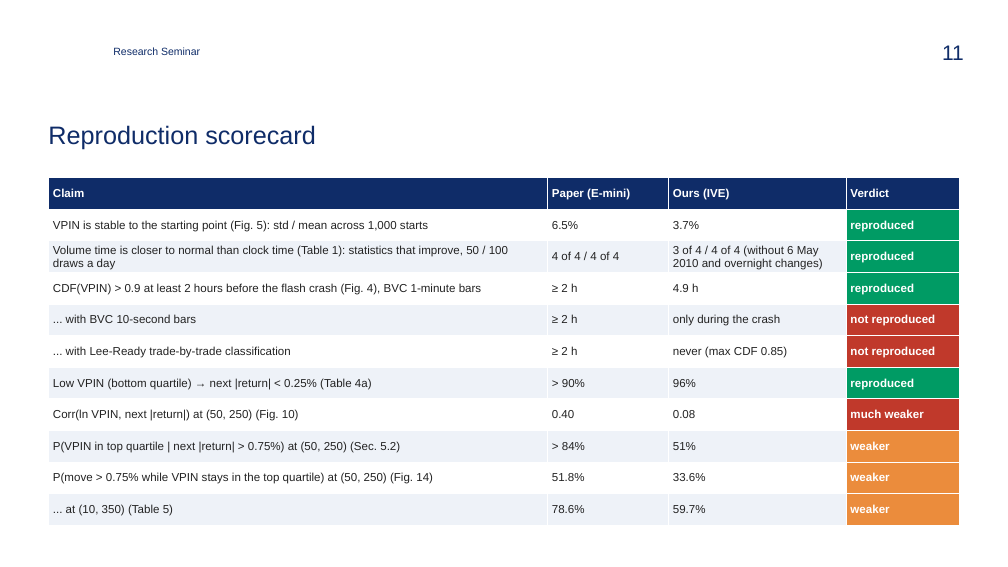
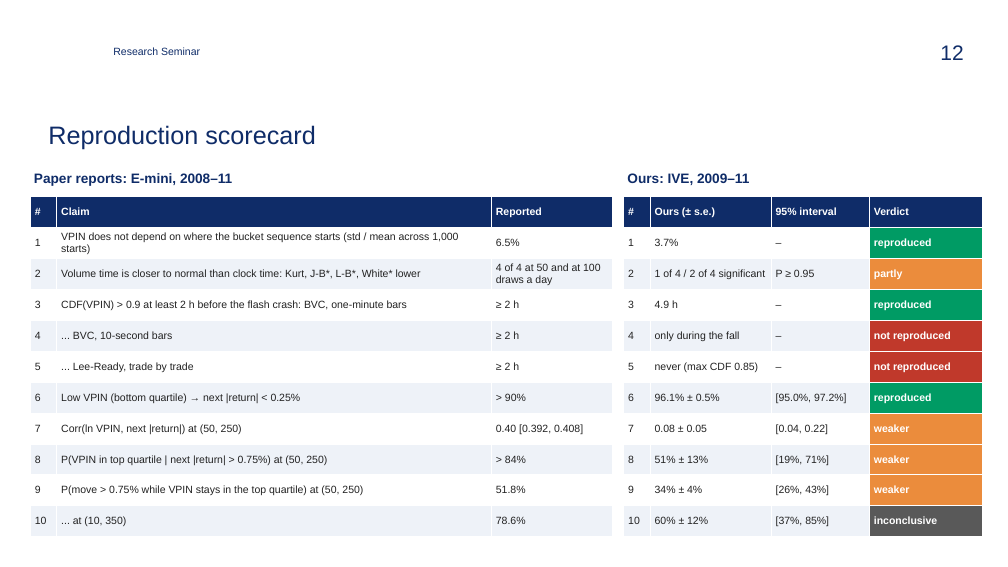
Before and after one commit to zavaz5/flow-toxicity-vpin, a slide deck: slide 12 of docs/presentation.pptx (slide 11 before the commit). Drawn at 1008x567 pixels with LibreOffice and Linux fonts; fonts in the diff are those of the drawing; background and template pictures are left out. Boxes give left, top, right and bottom in pixels: in the first picture for what was removed or moved away, otherwise in the second. Text is boxed around its words. In the diff, an @@ line names an element or a change of style, - is before the commit and + after.

```diff
--- a/docs/presentation.pptx
+++ b/docs/presentation.pptx
@@ page number at [940,45,963,60]: text changed @@
-11
+12
@@ text added at [34,173,232,186], 13 pt, text #0F2C68, bold @@
+Paper reports: E-mini, 2008–11
@@ text added at [627,173,749,185], 13 pt, text #0F2C68, bold @@
+Ours: IVE, 2009–11
@@ table at [30,197,613,537] @@
-column 1: Claim | VPIN is stable to the starting point (Fig. 5): std / mean across 1,000 starts | Volume time is closer to normal than clock time (Table 1): statistics that improve, 50 / 100 draws a day | CDF(VPIN) > 0.9 at least 2 hours before the flash crash (Fig. 4), BVC 1-minute bars | ... with BVC 10-second bars | ... with Lee-Ready trade-by-trade classification | Low VPIN (bottom quartile) → next |return| < 0.25% (Table 4a) | Corr(ln VPIN, next |return|) at (50, 250) (Fig. 10) | P(VPIN in top quartile | next |return| > 0.75%) at (50, 250) (Sec. 5.2) | P(move > 0.75% while VPIN stays in the top quartile) at (50, 250) (Fig. 14) | ... at (10, 350) (Table 5)
-column 2: Paper (E-mini) | 6.5% | 4 of 4 / 4 of 4 | ≥ 2 h | ≥ 2 h | ≥ 2 h | > 90% | 0.40 | > 84% | 51.8% | 78.6%
-column 3: Ours (IVE) | 3.7% | 3 of 4 / 4 of 4 (without 6 May 2010 and overnight changes) | 4.9 h | only during the crash | never (max CDF 0.85) | 96% | 0.08 | 51% | 33.6% | 59.7%
-column 4: Verdict | reproduced | reproduced | reproduced | not reproduced | not reproduced | reproduced | much weaker | weaker | weaker | weaker
+column 1: # | 1 | 2 | 3 | 4 | 5 | 6 | 7 | 8 | 9 | 10
+column 2: Claim | VPIN does not depend on where the bucket sequence starts (std / mean across 1,000 starts) | Volume time is closer to normal than clock time: Kurt, J-B*, L-B*, White* lower | CDF(VPIN) > 0.9 at least 2 h before the flash crash: BVC, one-minute bars | ... BVC, 10-second bars | ... Lee-Ready, trade by trade | Low VPIN (bottom quartile) → next |return| < 0.25% | Corr(ln VPIN, next |return|) at (50, 250) | P(VPIN in top quartile | next |return| > 0.75%) at (50, 250) | P(move > 0.75% while VPIN stays in the top quartile) at (50, 250) | ... at (10, 350)
+column 3: Reported | 6.5% | 4 of 4 at 50 and at 100 draws a day | ≥ 2 h | ≥ 2 h | ≥ 2 h | > 90% | 0.40 [0.392, 0.408] | > 84% | 51.8% | 78.6%
@@ table: place and size @@
-table at [48,178,960,526]
+table at [30,197,613,537]
@@ table added at [624,197,983,537], 11 rows, 4 columns @@
+# | Ours (± s.e.) | 95% interval | Verdict
+1 | 3.7% | – | reproduced
+2 | 1 of 4 / 2 of 4 significant | P ≥ 0.95 | partly
+3 | 4.9 h | – | reproduced
+4 | only during the fall | – | not reproduced
+5 | never (max CDF 0.85) | – | not reproduced
+6 | 96.1% ± 0.5% | [95.0%, 97.2%] | reproduced
+7 | 0.08 ± 0.05 | [0.04, 0.22] | weaker
+8 | 51% ± 13% | [19%, 71%] | weaker
+9 | 34% ± 4% | [26%, 43%] | weaker
+10 | 60% ± 12% | [37%, 85%] | inconclusive
```
Also in this commit, not shown: 11 other slides changed, 1 slide added, 26 other files.
